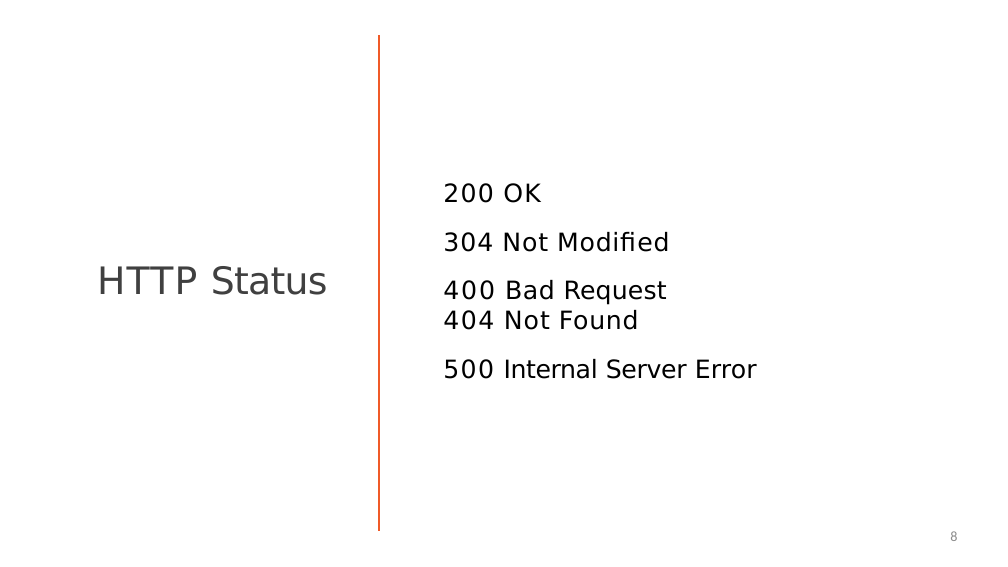
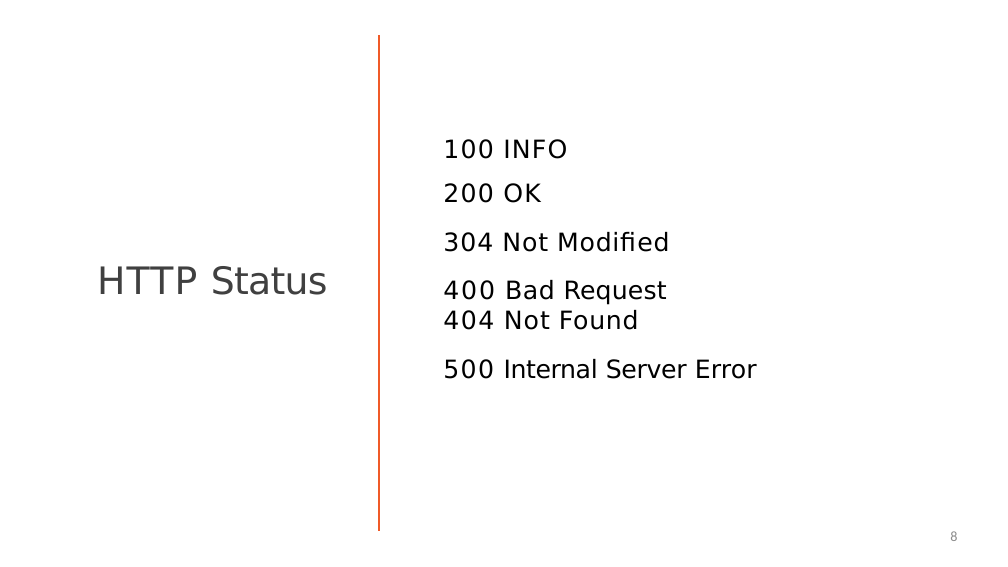
Before and after one commit to StevenJoseph19/DXC-FSD, a slide deck: slide 8 of 3. Spring 5.0/Day 20/Slides/4. Error Handling/error-handling-slides.pptx. Drawn at 1008x567 pixels with LibreOffice and Linux fonts; fonts in the diff are those of the drawing. Boxes give left, top, right and bottom in pixels: in the first picture for what was removed or moved away, otherwise in the second. Text is boxed around its words. In the diff, an @@ line names an element or a change of style, - is before the commit and + after.

```diff
--- a/3. Spring 5.0/Day 20/Slides/4. Error Handling/error-handling-slides.pptx
+++ b/3. Spring 5.0/Day 20/Slides/4. Error Handling/error-handling-slides.pptx
@@ text added at [443, 139, 567, 159], 32 pt, text #000000 @@
+100 INFO
```
Also in this commit, not shown: 21 other files.
